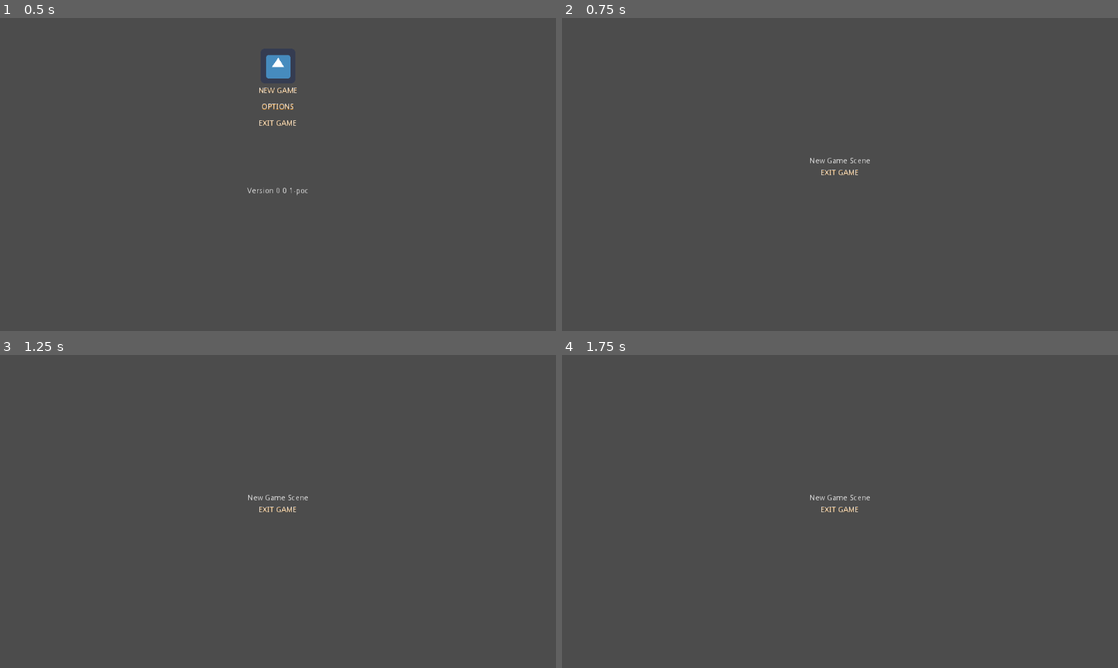
Above: before the commit, frames 1-4 (two rows, left to right).
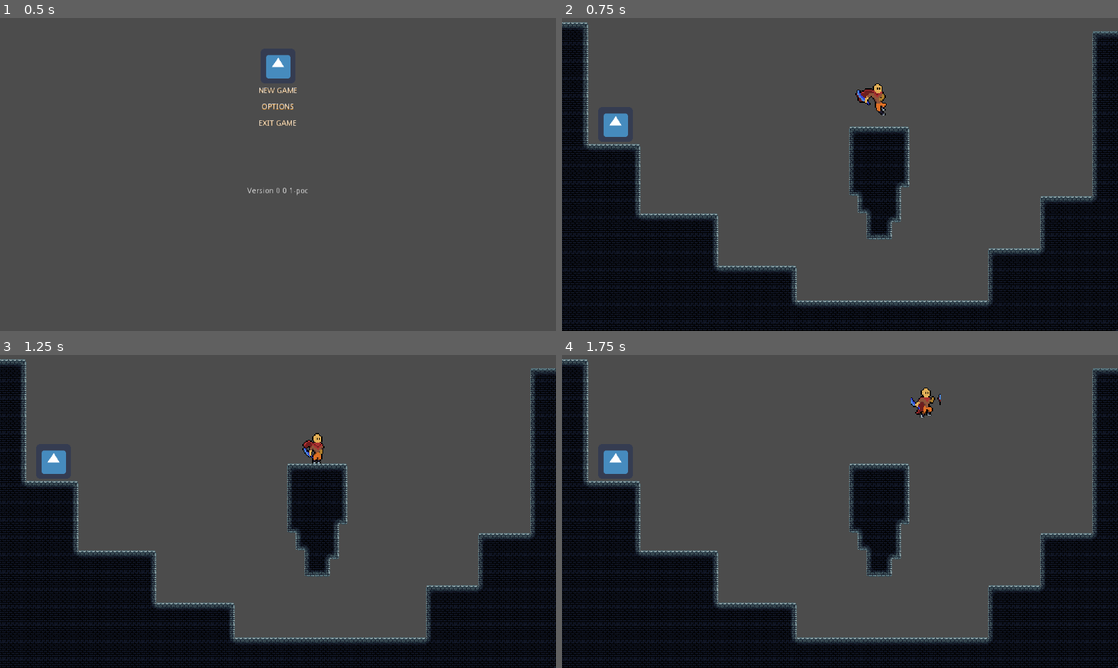
Above: after the commit, the same moments.

Repository: nadzmiidzham/poc-roguelike
Game: Godot game, scene res://src/ui/main_menu/main_menu.tscn
Two runs of this game, one before a commit and one after it. Both use one fixed random seed, a clock stepped at 60 frames per second and the inputs below. The engine's default icon, where the game draws it, is replaced by a stand-in: a white triangle on a blue panel in a dark square.
Inputs:
- Up to frame 1 (0.5 s): no input
- Up to frame 2 (0.75 s): click "New Game" at 0.5 s
- Up to frame 3 (1.25 s): no input
- Up to frame 4 (1.75 s): tap Enter at 1.25 s; hold D (move_right) from 1.28 s (still down); tap E (interact) at 1.35 s; tap Space (jump) at 1.52 s

Frame 1 is identical in both runs. In frame 2, 35% of the frame differs, in the area x 0-100%, y 1-100%; in frame 3, 35%; in frame 4, 35%.

Commit message:
changed new game to point to player scene

Diff:
--- a/src/ui/main_menu/scene/new_game_scene.tscn
+++ /dev/null
@@ -1,19 +0,0 @@
-[gd_scene load_steps=3 format=2]
-
-[ext_resource path="res://src/ui/main_menu/scene/sample_menu_scene.tscn" type="PackedScene" id=1]
-[ext_resource path="res://src/ui/main_menu/script/new_game_scene.gd" type="Script" id=2]
-
-[node name="NewGameScene" instance=ExtResource( 1 )]
-script = ExtResource( 2 )
-
-[node name="VBoxContainer" parent="CenterContainer" index="0"]
-margin_left = 456.0
-margin_right = 568.0
-
-[node name="Label" parent="CenterContainer/VBoxContainer" index="0"]
-margin_right = 112.0
-text = "New Game Scene"
-
-[node name="ExitGameButton" parent="CenterContainer/VBoxContainer" index="1"]
-margin_right = 112.0
-[connection signal="pressed" from="CenterContainer/VBoxContainer/ExitGameButton" to="." method="_on_ExitGameButton_pressed"]
--- a/src/ui/main_menu/script/main_menu.gd
+++ b/src/ui/main_menu/script/main_menu.gd
@@ -2,7 +2,7 @@
 
 
 func _on_NewGameButton_pressed():
-	get_tree().change_scene("res://src/ui/main_menu/scene/new_game_scene.tscn")
+	get_tree().change_scene("res://src/scene/player/player_scene.tscn")
 
 func _on_OptionButton_pressed():
 	get_tree().change_scene("res://src/ui/main_menu/scene/option_scene.tscn")
